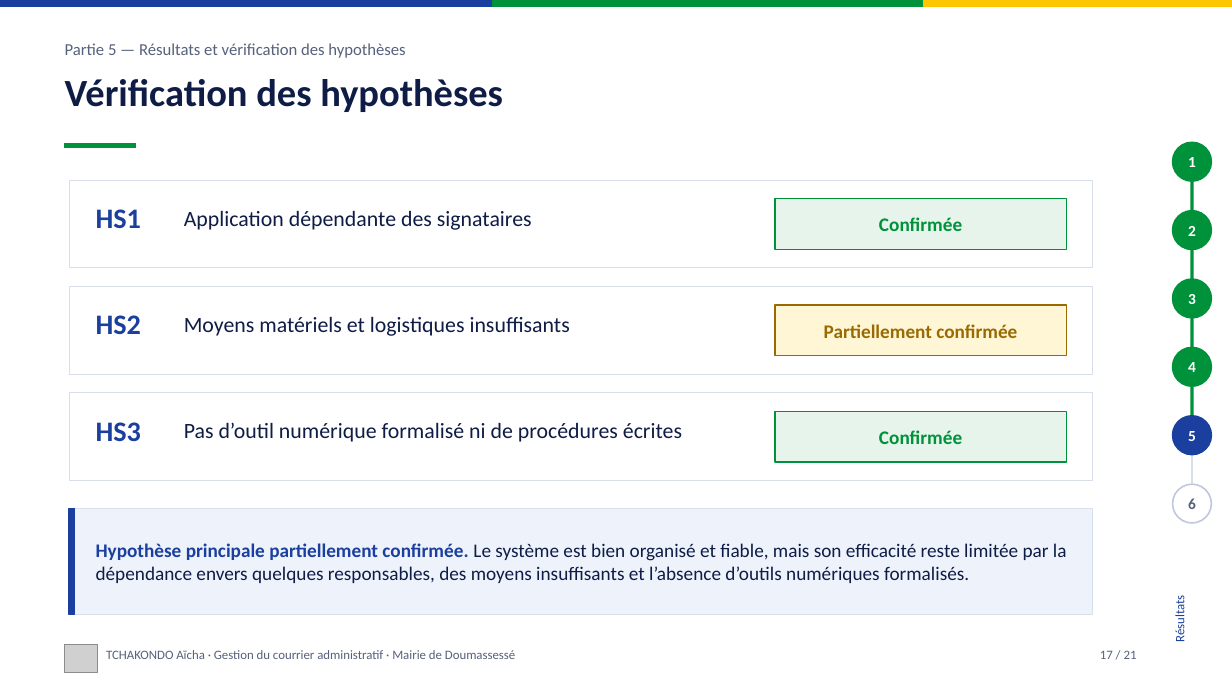
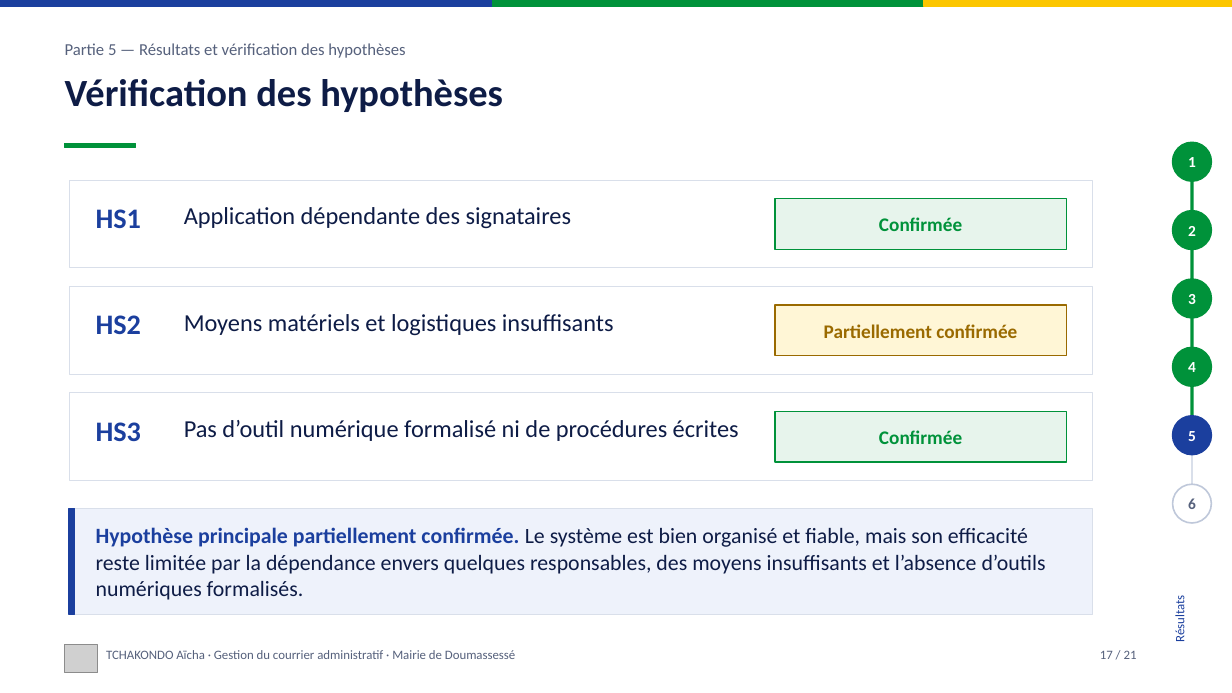
Before and after one commit to LUC-cmd/site-soutenance-aicha, a slide deck: slide 17 of docs/Presentation_soutenance_TCHAKONDO_Aicha.pptx. Drawn at 1232x693 pixels with LibreOffice and Linux fonts; fonts in the diff are those of the drawing; grey boxes stand for pictures. Boxes give left, top, right and bottom in pixels: in the first picture for what was removed or moved away, otherwise in the second. Text is boxed around its words. In the diff, an @@ line names an element or a change of style, - is before the commit and + after.

```diff
--- a/docs/Presentation_soutenance_TCHAKONDO_Aicha.pptx
+++ b/docs/Presentation_soutenance_TCHAKONDO_Aicha.pptx
@@ size 17 to 19 pt in 3 elements at box(184, 207, 572, 228), box(184, 314, 614, 336), box(184, 420, 739, 441) @@
@@ text "Hypothèse principale partiellement confirmée. Le ..." at box(96, 527, 1046, 600): size 15 to 17 pt @@
```
Also in this commit, not shown: 13 other slides changed, 2 slides removed, 1 other file.
